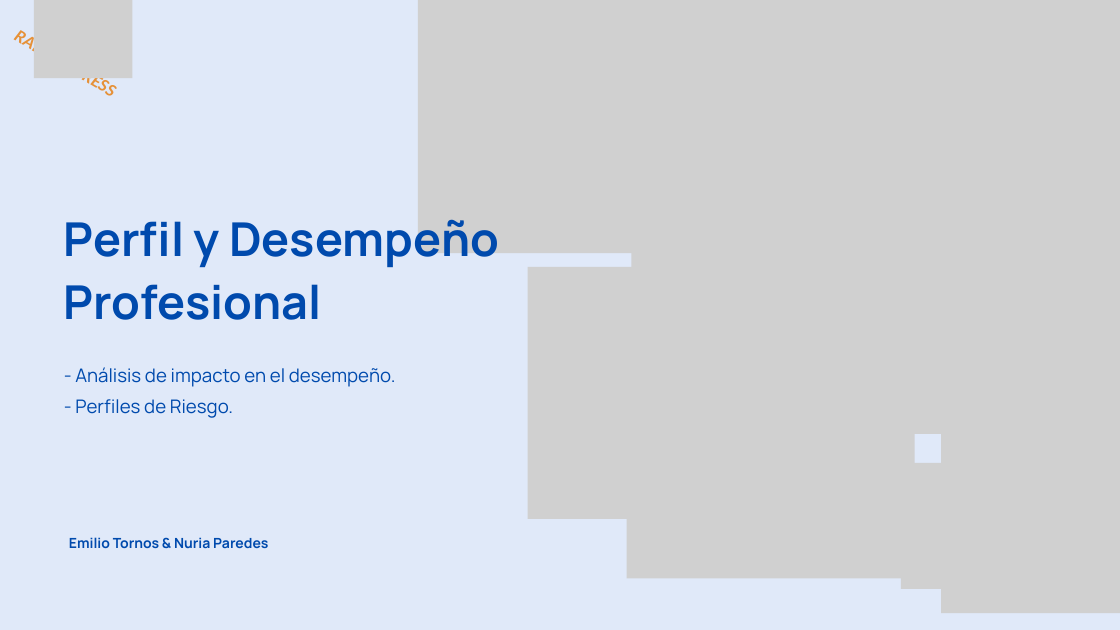
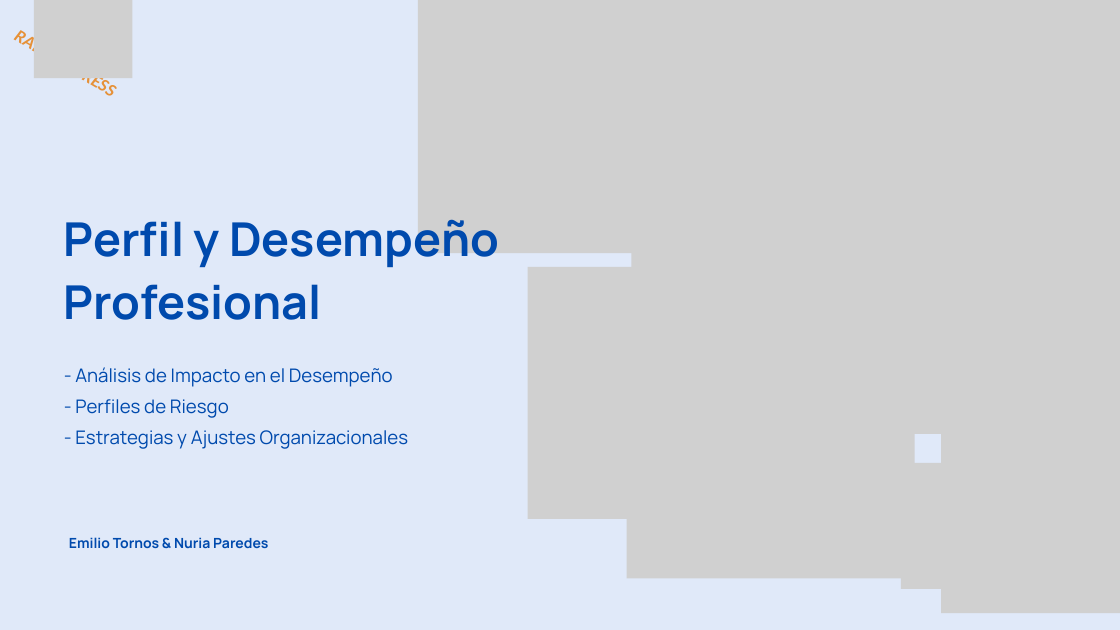
Before and after one commit to ITACADEMYprojectes/ProjecteData, a slide deck: slide 2 of Equip_28/Results/Analisis_PAP_and_ABL_RapidExpres_2026_04_05.pptx. Drawn at 1120x630 pixels with LibreOffice and Linux fonts; fonts in the diff are those of the drawing; grey boxes stand for pictures. Boxes give left, top, right and bottom in pixels: in the first picture for what was removed or moved away, otherwise in the second. Text is boxed around its words. In the diff, an @@ line names an element or a change of style, - is before the commit and + after.

```diff
--- a/Equip_28/Results/Analisis_PAP_and_ABL_RapidExpres_2026_04_05.pptx
+++ b/Equip_28/Results/Analisis_PAP_and_ABL_RapidExpres_2026_04_05.pptx
@@ text at box(75, 367, 408, 449): text changed @@
-- Análisis de impacto en el desempeño.
-- Perfiles de Riesgo.
+- Análisis de Impacto en el Desempeño
+- Perfiles de Riesgo
+- Estrategias y Ajustes Organizacionales
```
Also in this commit, not shown: 17 other slides changed, 18 slides removed, 2 other files.
